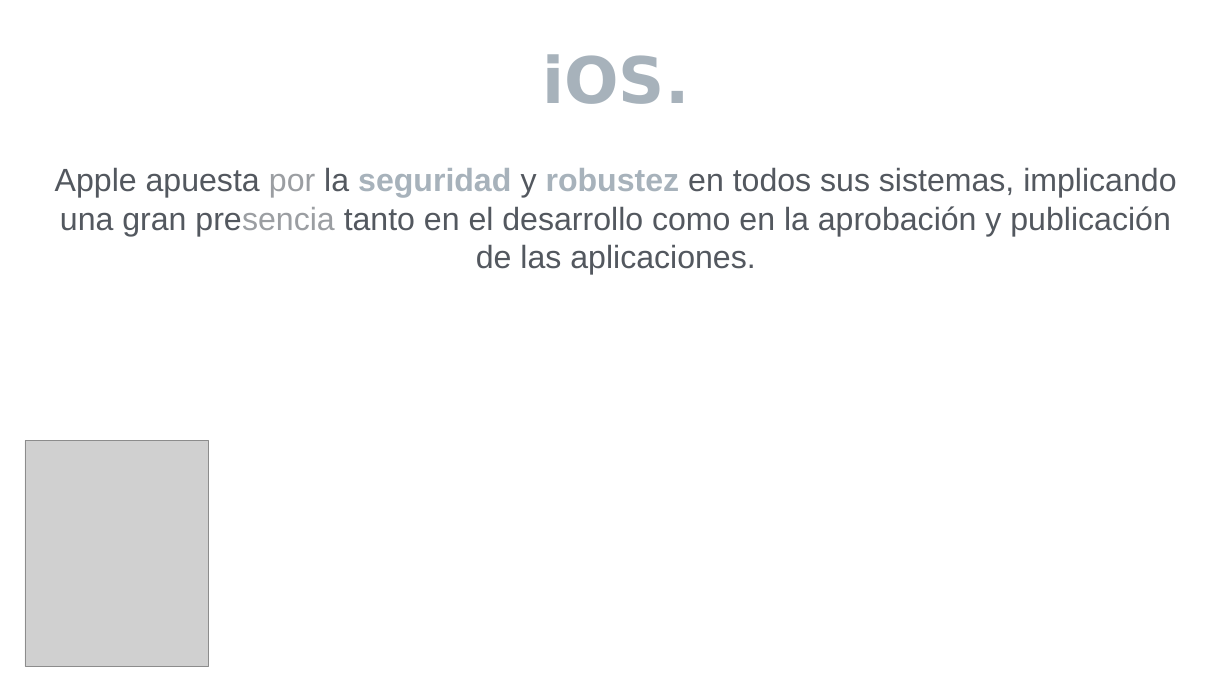
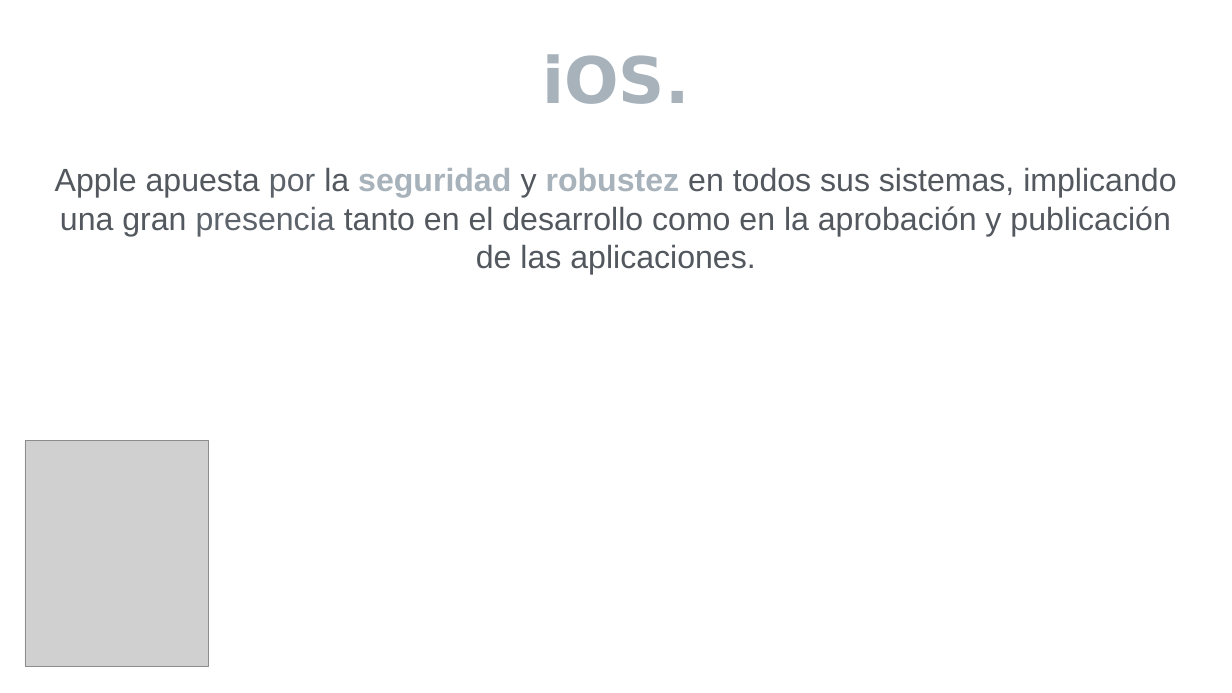
Before and after one commit to Patricia-Sotodosos/TG1, a slide deck: slide 12 of TG1_final.pptx. Drawn at 1232x693 pixels with LibreOffice and Linux fonts; fonts in the diff are those of the drawing; grey boxes stand for pictures. Boxes give left, top, right and bottom in pixels: in the first picture for what was removed or moved away, otherwise in the second. Text is boxed around its words. In the diff, an @@ line names an element or a change of style, - is before the commit and + after.

```diff
--- a/TG1_final.pptx
+++ b/TG1_final.pptx
@@ text "Apple apuesta por la seguridad ..." at (55, 167, 1176, 275): text colour #9B9EA2 to #5D636B in "por presencia"; text colour #53585F to #5D636B in "presencia" @@
```
Also in this commit, not shown: 9 other slides changed, 2 slides added, 1 slide removed, 2 other files.
